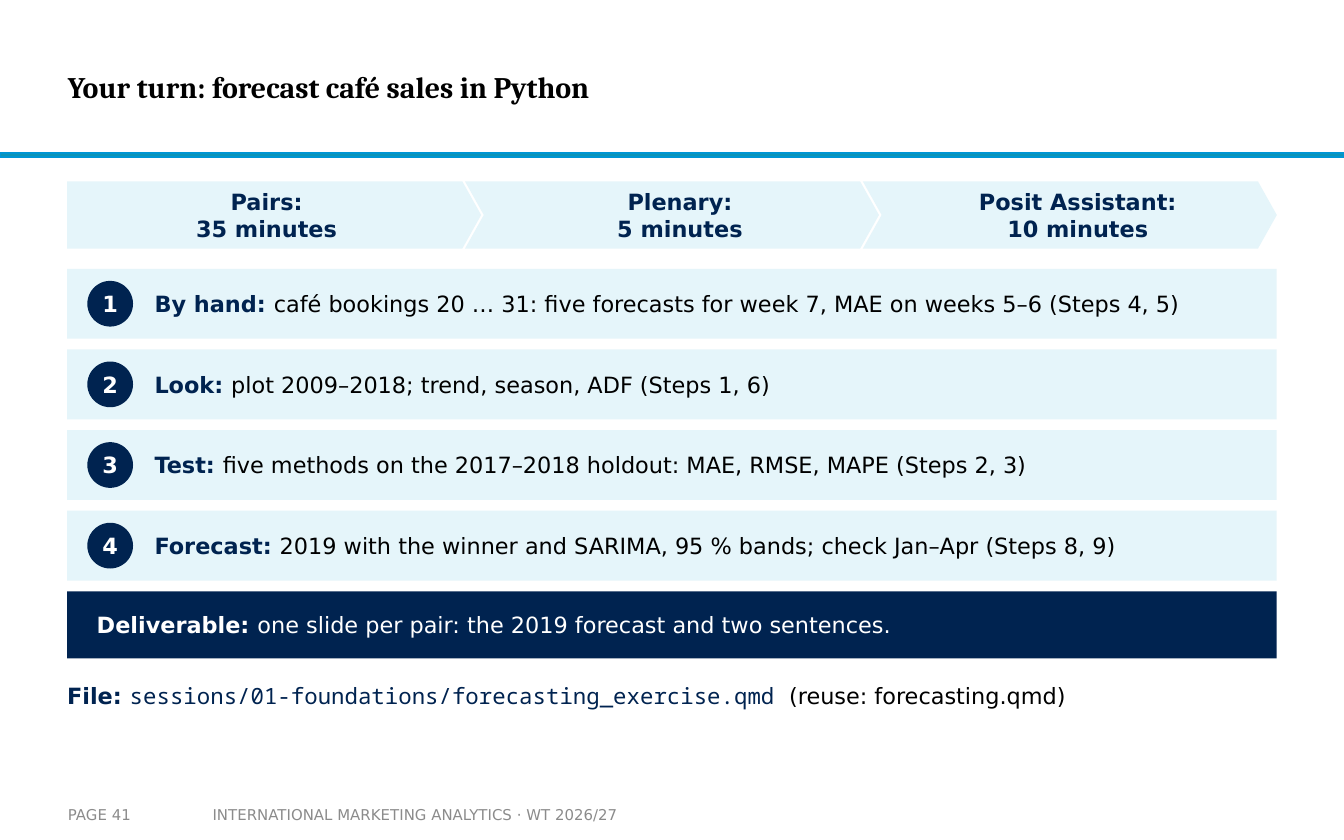
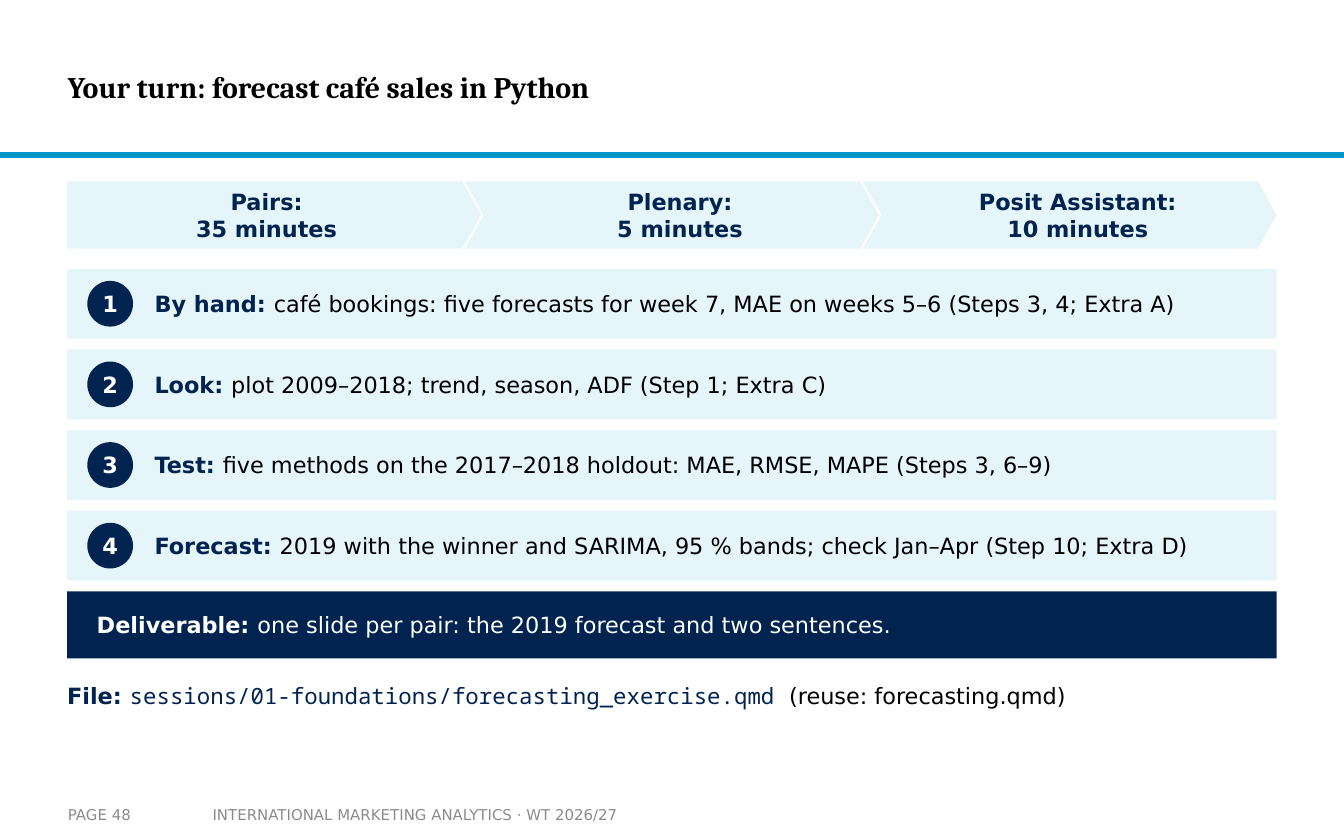
Before and after one commit to arnefloh-wu/international-marketing-analytics-teaching, a slide deck: slide 48 of slides/forecasting-and-time-series_WT26-27.pptx (slide 41 before the commit). Drawn at 1344x840 pixels with LibreOffice and Linux fonts; fonts in the diff are those of the drawing; background and template pictures are left out. Boxes give left, top, right and bottom in pixels: in the first picture for what was removed or moved away, otherwise in the second. Text is boxed around its words. In the diff, an @@ line names an element or a change of style, - is before the commit and + after.

```diff
--- a/slides/forecasting-and-time-series_WT26-27.pptx
+++ b/slides/forecasting-and-time-series_WT26-27.pptx
@@ text at [155, 294, 1174, 317]: text changed @@
-By hand: café bookings 20 … 31: five forecasts for week 7, MAE on weeks 5–6 (Steps 4, 5)
+By hand: café bookings: five forecasts for week 7, MAE on weeks 5–6 (Steps 3, 4; Extra A)
@@ text at [155, 376, 826, 398]: text changed @@
-Look: plot 2009–2018; trend, season, ADF (Steps 1, 6)
+Look: plot 2009–2018; trend, season, ADF (Step 1; Extra C)
@@ text at [155, 456, 1051, 478]: text changed @@
-Test: five methods on the 2017–2018 holdout: MAE, RMSE, MAPE (Steps 2, 3)
+Test: five methods on the 2017–2018 holdout: MAE, RMSE, MAPE (Steps 3, 6–9)
@@ text at [155, 537, 1188, 559]: text changed @@
-Forecast: 2019 with the winner and SARIMA, 95 % bands; check Jan–Apr (Steps 8, 9)
+Forecast: 2019 with the winner and SARIMA, 95 % bands; check Jan–Apr (Step 10; Extra D)
@@ page number at [68, 809, 131, 820]: text changed @@
-PAGE 41
+PAGE 48
```
Also in this commit, not shown: 4 other slides changed, 10 slides added, 3 slides removed, 3 other files.
